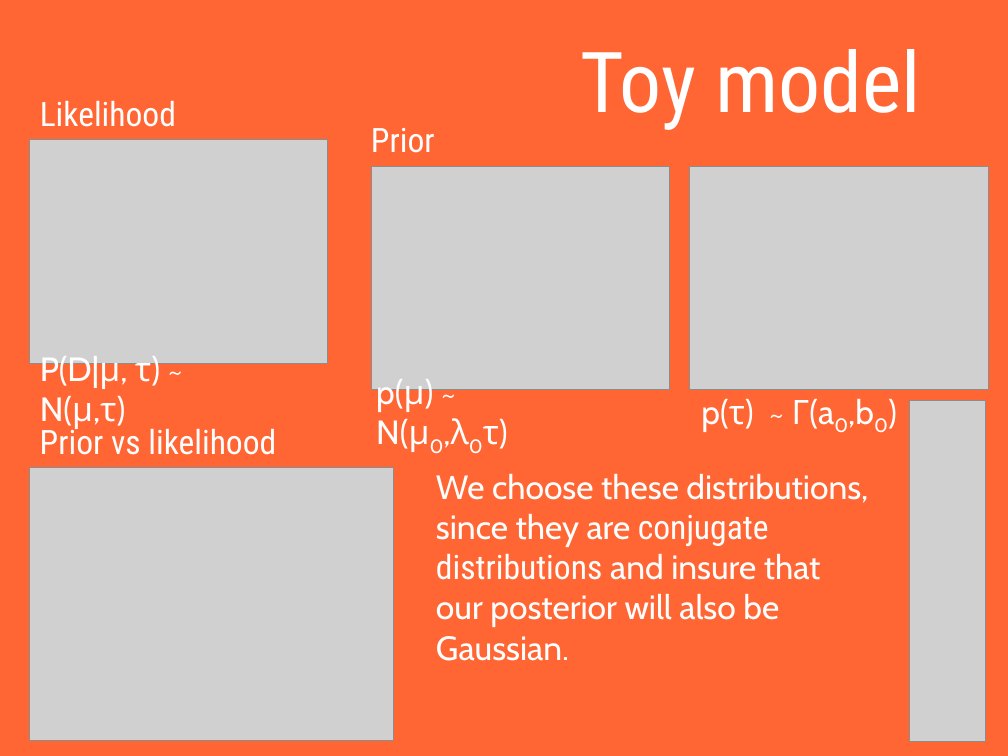
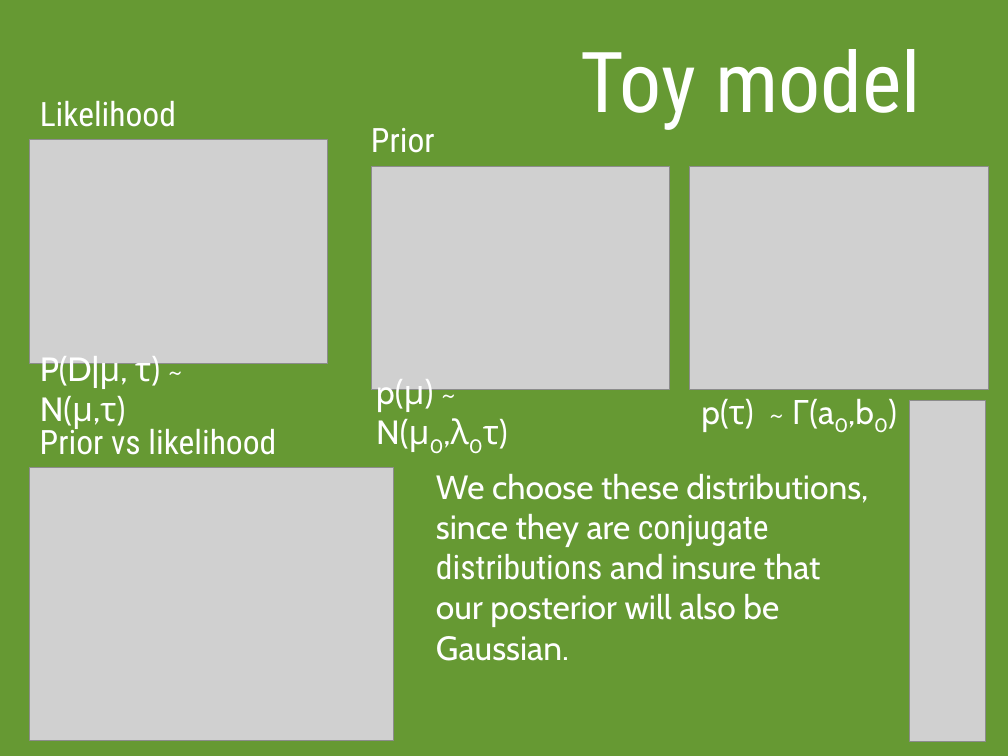
Before and after one commit to saeepaliwal/CPC_FreeEnergy, a slide deck: slide 2 of CPC_presentation.pptx. Drawn at 1008x756 pixels with LibreOffice and Linux fonts; fonts in the diff are those of the drawing; grey boxes stand for pictures. Boxes give left, top, right and bottom in pixels: in the first picture for what was removed or moved away, otherwise in the second. Text is boxed around its words. In the diff, an @@ line names an element or a change of style, - is before the commit and + after.

```diff
--- a/CPC_presentation.pptx
+++ b/CPC_presentation.pptx
@@ background #FF6633 to #669933 @@
```
Also in this commit, not shown: 4 other slides changed, 2 slides added, 1 slide removed, 1 other file.
